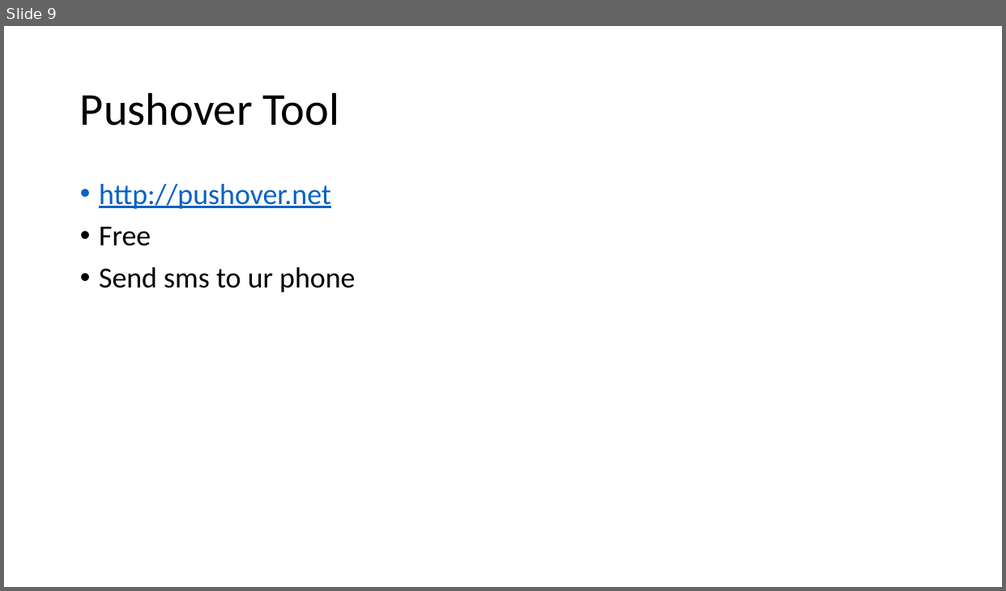
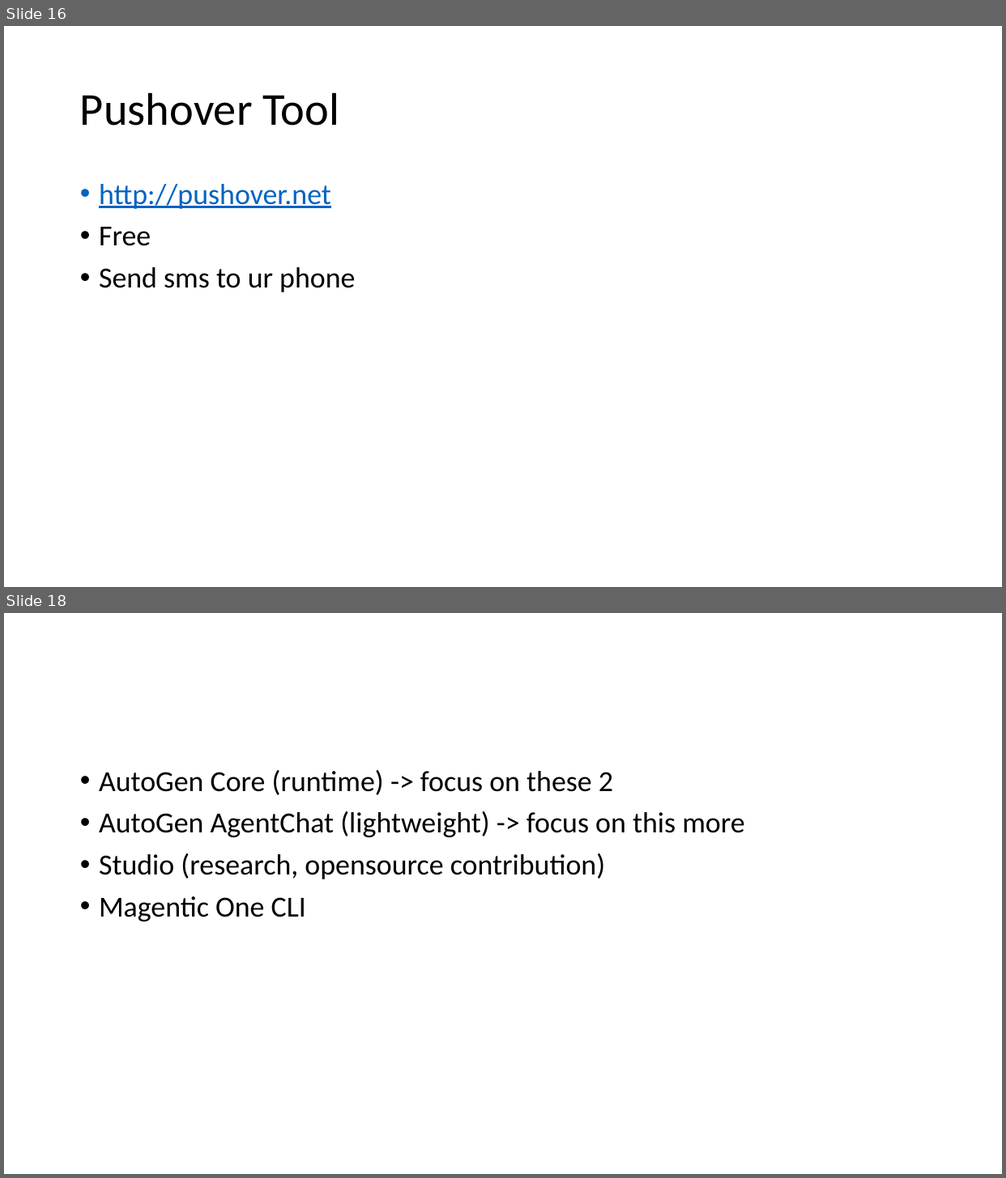
Before and after one commit to kindaichinisan/agents, a slide deck: wj_folder/AI Engineer Agentic Track.pptx. Shown one above the other, each under a label of ours: slide 9 before the commit, slides 16 and 18 after it; the slides between them are not shown. The pictures are 1006x591 and 1006x1178 pixels, drawn with LibreOffice and Linux fonts; fonts in the diff are those of the drawing. Boxes give left, top, right and bottom in pixels: in the first picture for what was removed or moved away, otherwise in the second. Text is boxed around its words. In the diff, an @@ line names an element or a change of style, - is before the commit and + after.

```diff
--- a/wj_folder/AI Engineer Agentic Track.pptx
+++ b/wj_folder/AI Engineer Agentic Track.pptx
@@ slide 18 added at [4, 613, 1002, 1174], background #FFFFFF @@
@@ text added at [99, 770, 744, 922], 28 pt, text #000000 @@
+• AutoGen Core (runtime) -> focus on these 2
+• AutoGen AgentChat (lightweight) -> focus on this more
+• Studio (research, opensource contribution)
+• Magentic One CLI
@@ what was slide 9 is now slide 16 @@
```
Also in this commit, not shown: 4 slides changed, 10 other slides added, 2 other files.
